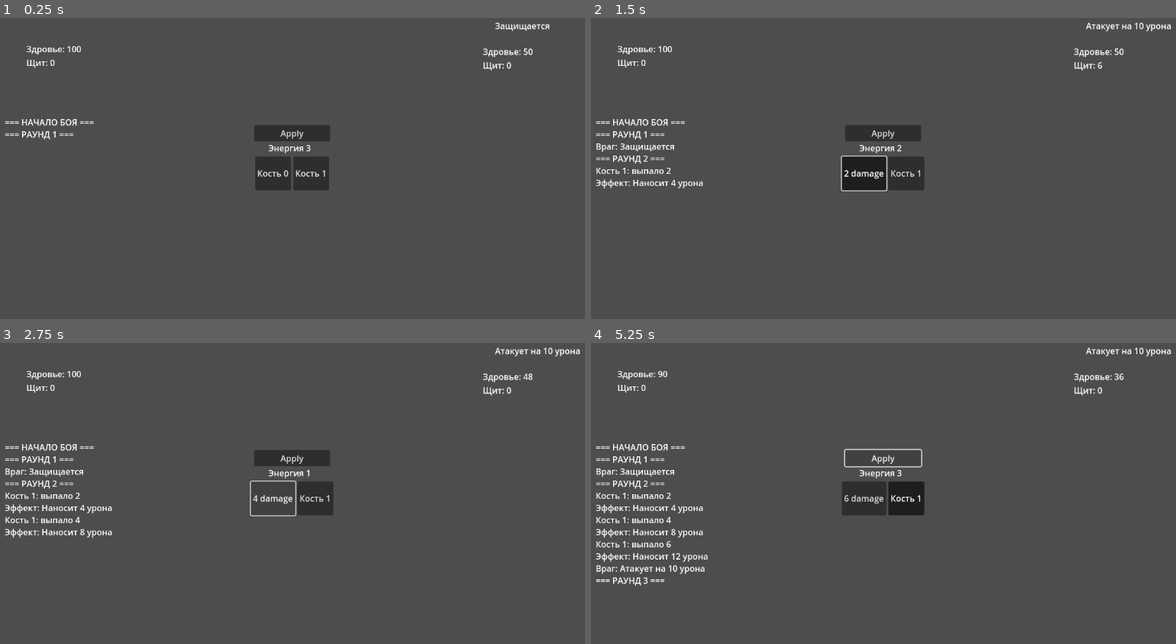
Above: before the commit, frames 1-4 (two rows, left to right).
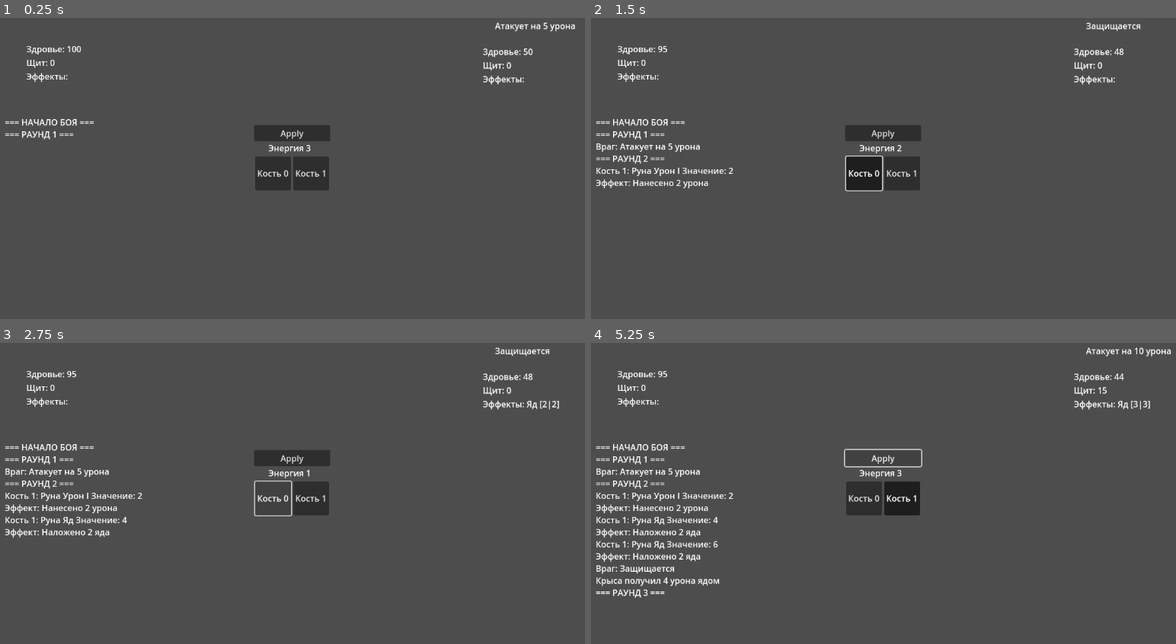
Above: after the commit, the same moments.

Repository: jethroxdd/dice-king
Game: Godot game, scene res://scenes/main.tscn
Two runs of this game, one before a commit and one after it. Both use one fixed random seed, a clock stepped at 60 frames per second and the inputs below.
Inputs:
- Up to frame 1 (0.25 s): no input
- Up to frame 2 (1.5 s): click "Apply" at 0.5 s; click "Кость 0" at 1.25 s
- Up to frame 3 (2.75 s): click "2 damage" (after the commit: "Кость 0") at 2 s
- Up to frame 4 (5.25 s): click "4 damage" (after the commit: "Кость 0") at 2.75 s; click "6 damage" (after the commit: "Кость 0") at 3.5 s; click "Кость 1" at 4.25 s; click "Apply" at 5 s

The runs differ from the first frame. In frame 1, 0.4% of the frame differs, in the area x 4-99%, y 1-23%; in frame 2, 1.3%; in frame 3, 1.6%; in frame 4, 2.4%, in the area x 0-96%, y 9-85%.

Commit message:
Глобальные изменения
Добавил базовые классы и реализации рун и эффектов, добавил обработку эффектов в Entity

Diff:
--- a/core/die/base_die.gd
+++ b/core/die/base_die.gd
@@ -1,29 +1,60 @@
+## [b]Die[/b] - класс игральной кости с рунами на гранях.[br]
+##[br]
+## Наследуется от [RefCounted] и представляет собой игральную кость с заданным
+## количеством граней, где каждая грань содержит руну
 class_name Die
 extends RefCounted
 
+## Количество граней кости
 var sides: int
-var faces: Array = [] # Массив эффектов для каждой грани
 
-func _init(num_sides: int):
+## Массив рун на каждой грани
+var faces: Array[BaseRune] = [] # Руны на каждой грани
+
+## Конструктор кости[br]
+## [br]
+## [b]Параметры:[/b][br]
+## [param num_sides] - количество граней кости[br]
+## [param faces_list] - массив рун для инициализации граней (опционально)[br]
+##[br]
+## [b]Примечание:[/b][br]
+## Если [param faces_list] короче чем [param num_sides], оставшиеся грани заполняются [EmptyRune][br]
+## Если [param faces_list] пуст, все грани инициализируются [EmptyRune]
+func _init(num_sides: int, faces_list: Array = []):
 	sides = num_sides
 	faces.resize(sides)
 	# Инициализируем пустыми эффектами
 	for i in range(sides):
-		faces[i] = null
+		faces[i] = faces_list[i] if i < len(faces_list) and not faces_list.is_empty() else EmptyRune.new()
 
-func set_face(face_number: int, effect: Dictionary):
-	if face_number >= 0 and face_number < sides:
-		faces[face_number] = effect
-
+## Бросить кость[br]
+## [br]
+## [b]Возвращает:[/b][br]
+## [code]Dictionary[/code] - словарь с результатами броска:[br]
+##   - [code]"face"[/code]: номер выпавшей грани (1-based)[br]
+##   - [code]"rune"[/code]: руна на выпавшей грани[br]
 func roll() -> Dictionary:
 	var result = randi() % sides
-	var effect = faces[result]
+	var rune = faces[result]
 
 	return {
 		"face": result + 1, # Показываем 1-based результат
-		"effect": effect,
-		"has_effect": effect != null
+		"rune": rune
 	}
 
+## Получить количество граней кости[br]
+## [br]
+## [b]Возвращает:[/b][br]
+## [code]int[/code] - количество граней
 func get_sides() -> int:
 	return sides
+
+## Вычисляемое свойство[br]
+## Возвращает текстовое описание всех граней кости в формате, пригодном для подсказки в UI.[br]
+## Каждая строка содержит описание руны на соответствующей грани.
+var tool_tip_text: String:
+	get:
+		var text = ""
+		for i in range(sides):
+			text += "%s\n" % faces[i].get_description(i)
+		return text
--- a/core/effect/base_effect.gd
+++ b/core/effect/base_effect.gd
@@ -1,27 +1,65 @@
+## [b]BaseEffect[/b] - базовый класс для всех эффектов в системе.[br]
+##[br]
+## Наследуется от [RefCounted] и служит основой для создания различных эффектов,
+## которые могут применяться к объектам типа [Entity]. Содержит базовую логику
+## длительности, применения и описания эффектов.[br]
+
 class_name BaseEffect
 extends RefCounted
 
+## Название эффекта для отображения в UI
+var name: String = "base effect"
 
-# Base properties
-var name: String = "base_effect"
+## Тип эффекта для группировки и идентификации
+var effect_type: String = ""
+
+## Сила/значение эффекта (урон, бонус и т.д.)
 var value: int = 0
+
+## Длительность эффекта в тиках (0 - мгновенный эффект)
 var duration: int = 0
-var priority: int = Enums.EffectPriority.GOOD
-var color: Color = Color.WHITE
 
-# Computed property
+## [b]is_ended[/b] - вычисляемое свойство[br]
+## Возвращает true, если эффект завершился (длительность ≤ 0)
 var is_ended: bool:
-    get: return duration <= 0
+	get: return duration <= 0
 
-func apply(_target: Entity) -> void:
-    push_error("apply() not implemented in derived class")
+## Применяет текщий эффект к [param _target][br]
+##[br]
+## [b]Параметры:[/b][br]
+## [param _target] - целевая сущность [Entity][br]
+##[br]
+## [b]Возвращает:[/b][br]
+## [code]int[/code] - результат применения эффекта[br]
+##[br]
+## [i]Переопределите этот метод в дочерних классах[/i][br]
+func apply(_target: Entity) -> int:
+	push_error("apply() is not implemented")
+	return 0
+## Логика складывания текущего эффекта с  [param _new_effect][br]
+##[br]
+## [b]Параметры:[/b][br]
+## [param _new_effect] - новый эффект [BaseEffect] для объединения[br]
+##[br]
+## [i]Переопределите этот метод в дочерних классах[/i][br]
+func stack(_new_effect: BaseEffect):
+	push_error("stack() is not implemented")
 
-func stack(new_effect: BaseEffect) -> void:
-    duration += new_effect.duration
+## Обновление/уменьшение эффекта
+##[br]
+## [i]Переопределите этот метод в дочерних классах[/i][br]
+func tick():
+	push_error("tick() is not implemented")
 
-func tick() -> void:
-    if duration > 0:
-        duration -= 1
+## [b]Возвращает:[/b][br]
+## [code]String[/code] - текстовое описание эффекта[br]
+##[br]
+## [i]Переопределите этот метод в дочерних классах[/i][br]
+func get_description() -> String:
+	push_error("get_description() is not implemented")
+	return "description example"
 
+## [b]Возвращает:[/b][br]
+## [code]String[/code] - строка в формате "название [значение|длительность]"
 func _to_string() -> String:
-    return "%s [%d|%d]" % [name, value, duration]
+	return "%s [%d|%d]" % [name, value, duration]
--- /dev/null
+++ b/core/effect/poison_effect.gd
@@ -0,0 +1,22 @@
+## Реализация эффекта яда[br]
+## Подробнее смотрите [BaseEffect]
+class_name PoisonEffect
+extends BaseEffect
+
+func _init(effect_value: int = 0):
+	self.name = 'Яд'
+	self.effect_type = 'poison'
+	self.value = effect_value
+	self.duration = effect_value
+
+func apply(target: Entity) -> int:
+	target.take_true_damage(value)
+	return value
+
+func stack(new_effect: BaseEffect):
+	self.value += new_effect.value
+	self.duration = self.value
+
+func tick():
+	self.value = max(0, value-1)
+	self.duration = value
--- a/core/entity/enemy.gd
+++ b/core/entity/enemy.gd
@@ -5,12 +5,12 @@
 var ai_type: String = "basic" # basic, aggressive, defensive, etc.
 var intention: Dictionary
 
-func _init(initial_health: int, damage: int):
-	super(initial_health)
+func _init(enemy_name: String, initial_health: int, damage: int):
+	super(enemy_name, initial_health)
 	attack_damage = damage
 
 func make_move() -> Dictionary:
-	# Простой AI - просто атакует
+	# Простой AI
 	var attack1 = {
 		"type": "damage",
 		"value": attack_damage,
@@ -26,7 +26,12 @@
 		"value": 10,
 		"description": "Защищается"
 	}
-	return [attack1, attack2, deffense1][randi() % 3]
+	var deffense2 = {
+		"type": "shield",
+		"value": 15,
+		"description": "Защищается"
+	}
+	return [attack1, attack2, deffense1, deffense2][randi() % 4]
 
 func start_round():
 	# Щит сбрасывается каждый раунд (можно изменить артефактом)
--- a/core/entity/entity.gd
+++ b/core/entity/entity.gd
@@ -1,22 +1,147 @@
+## [b]Класс Entity[/b][br]
+## Базовый класс для всех игровых сущностей с системой здоровья, щитов и эффектов.[br]
+## Наследует: [RefCounted]
 class_name Entity
 extends RefCounted
 
+## [b]Имя сущности[/b][br]
+## Используется для идентификации и отображения в интерфейсе
+var name: String
+
+## [b]Максимальное здоровье[/b][br]
+## Показывает максимально возможное значение здоровья сущности
 var max_health: int
+
+## [b]Текущее здоровье[/b][br]
+## Текущий уровень здоровья. При достижении 0 сущность считается уничтоженной
 var health: int
+
+## [b]Щит[/b][br]
+## Поглощает входящий урон перед вычетом из здоровья[br]
+## [i]По умолчанию: 0[/i]
 var shield: int = 0
 
-func _init(initial_health: int):
+## [b]Массив активных эффектов[/b][br]
+## Содержит все текущие эффекты типа [BaseEffect]
+var effects: Array[BaseEffect] = []
+
+## [b]Конструктор сущности[/b][br]
+## Создает новую сущность с указанными параметрами[br]
+## [br]
+## [b]Параметры:[/b][br]
+## [param entity_name] - Имя сущности[br]
+## [param initial_health] - Начальное и максимальное здоровье
+func _init(entity_name: String, initial_health: int):
+	name = entity_name
 	max_health = initial_health
 	health = initial_health
 
+## [b]Получить урон с учетом щита[/b][br]
+## Вычитает урон сначала из щита, затем из здоровья[br]
+## [br]
+## [b]Параметры:[/b][br]
+## [param damage] - Величина входящего урона[br]
+## [br]
+## [b]Возвращает:[/b] Фактический полученный урон после учета щита
 func take_damage(damage: int) -> int:
 	var actual_damage = max(0, damage - shield)
 	shield = max(0, shield - damage)
 	health -= actual_damage
 	return actual_damage
 
+## [b]Получить чистый урон[/b][br]
+## Наносит урон напрямую здоровью, игнорируя щит[br]
+## [br]
+## [b]Параметры:[/b][br]
+## [param damage] - Величина чистого урона[br]
+## [br]
+## [b]Возвращает:[/b] Величину нанесенного урона
+func take_true_damage(damage: int) -> int:
+	health -= damage
+	return damage
+
+## [b]Добавить щит[/b][br]
+## Увеличивает текущее значение щита[br]
+## [br]
+## [b]Параметры:[/b][br]
+## [param value] - Величина добавляемого щита[br]
+## [br]
+## [b]Возвращает:[/b] Величину добавленного щита
+func take_shield(value: int) -> int:
+	shield += value
+	return value
+
+## [b]Восстановить здоровье[/b][br]
+## Увеличивает здоровье, но не выше максимального[br]
+## [br]
+## [b]Параметры:[/b][br]
+## [param amount] - Величина восстановления
 func heal(amount: int):
 	health = min(health + amount, max_health)
 
+## [b]Проверить наличие щита[/b][br]
+## [br]
+## [b]Возвращает:[/b] [code]true[/code] если щит активен (>0), иначе [code]false[/code]
 func has_shield() -> bool:
 	return shield > 0
+
+## [b]Добавить эффект[/b][br]
+## Добавляет новый эффект или увеличивает стаки существующего[br]
+## [br]
+## [b]Параметры:[/b][br]
+## [param new_effect] - Экземпляр [Class]BaseEffect[/Class] для добавления
+func add_effect(new_effect: BaseEffect):
+	for effect in effects:
+		if effect.name == new_effect.name:
+			effect.stack(new_effect)
+			return
+
+	effects.append(new_effect)
+
+## [b]Удалить эффект[/b][br]
+## Удаляет конкретный эффект из массива[br]
+## [br]
+## [b]Параметры:[/b][br]
+## [param effect] - Экземпляр [Class]BaseEffect[/Class] для удаления
+func remove_effect(effect: BaseEffect):
+	effects.erase(effect)
+
+## [b]Очистить все эффекты[/b][br]
+## Полностью очищает массив активных эффектов
+func clear_effects():
+	effects.clear()
+
+## [b]Обновить эффекты[/b][br]
+## Уменьшает длительность всех эффектов и удаляет завершившиеся
+func tick_effects():
+	var expired_effects: Array[BaseEffect] = []
+
+	for effect in effects:
+		effect.tick()
+		if effect.is_ended:
+			expired_effects.append(effect)
+
+	for effect in expired_effects:
+		effects.erase(effect)
+
+## [b]Применить эффекты[/b][br]
+## Активирует все эффекты и обновляет их состояние[br]
+## [br]
+## [b]Возвращает:[/b] Словарь с типами эффектов и их значениями
+func apply_effects() -> Dictionary:
+	var applyed_effects = {}
+	for effect in effects:
+		var value = effect.apply(self)
+		applyed_effects.merge({effect.effect_type: value})
+	tick_effects()
+	return applyed_effects
+
+## [b]Получить строку эффектов[/b][br]
+## Формирует текстовое представление всех активных эффектов[br]
+## [br]
+## [b]Возвращает:[/b] Строку с перечислением эффектов через запятую
+func get_effects_string() -> String:
+	var effect_strings: Array[String] = []
+	for effect in effects:
+		effect_strings.append(effect._to_string())
+	return ", ".join(PackedStringArray(effect_strings))
--- a/core/entity/player.gd
+++ b/core/entity/player.gd
@@ -7,7 +7,7 @@
 var artifacts: Array = []
 
 func _init():
-	super(100)
+	super("Player", 100)
 	energy = 3
 	max_energy = 3
 
--- a/core/managers/BattleManager.gd
+++ b/core/managers/BattleManager.gd
@@ -1,56 +1,65 @@
+# Класс для управления логикой боя между игроком и противником
 class_name BattleManager
 extends RefCounted
 
+# Ссылки на участников боя
 var player: Player
 var enemy: Enemy
+# Текущий номер раунда (начинается с 0)
 var current_round: int = 0
 
+# Конструктор, принимает ссылки на игрока и противника
 func _init(player_ref: Player, enemy_ref: Enemy):
 	player = player_ref
 	enemy = enemy_ref
 
+# Начало нового раунда боя
 func start_round():
 	current_round += 1
+	# Обновляем состояние игрока
 	player.start_round()
+	# Противник выбирает действие для этого раунда
 	enemy.intention = enemy.make_move()
 
+# Обработка броска игрока
 func process_player_roll(die_index: int) -> Dictionary:
-	var roll_result = player.roll_die(die_index)
-	if roll_result.is_empty():
-		return {}
+	# Получаем результат броска кубика
+	var result = player.roll_die(die_index)
 
-	# Применяем эффект броска
-	apply_effect(player, enemy, roll_result["effect"])
-	return roll_result
-
-func process_enemy_turn() -> Dictionary:
-	var result = enemy.intention
+	# Проверяем валидность результата
 	if result.is_empty():
 		return {}
 
-	# Применяем эффект действия
-	apply_effect(enemy, player, result)
+	# Применяем эффект руны с полученным значением
+	result["rune"].apply(player, enemy, result["face"])
 	return result
 
-func apply_effect(sorce, target, effect: Dictionary):
-	if effect == null:
-		return
+# Обработка хода противника
+func process_enemy_turn() -> Dictionary:
+	var result = enemy.intention
 
-	match effect["type"]:
+	# Проверяем наличие запланированного действия
+	if result.is_empty():
+		return {}
+
+	# Выполняем действие в зависимости от типа
+	match result["type"]:
 		"damage":
-			target.take_damage(effect["value"])
+			player.take_damage(result["value"])
 		"shield":
-			sorce.shield += effect["value"]
+			enemy.shield += result["value"]
 		"heal":
-			sorce.heal(effect["value"])
-		# Добавьте другие типы эффектов по необходимости
+			enemy.heal(result["value"])
+	return result
 
+# Проверка окончания боя
 func is_battle_over() -> bool:
 	return player.health <= 0 or enemy.health <= 0
 
+# Определение победителя
 func get_winner() -> String:
 	if player.health <= 0:
 		return "enemy"
 	elif enemy.health <= 0:
 		return "player"
-	return ""
+	return ""  # Пустая строка если бой продолжается
--- /dev/null
+++ b/core/node.gd
@@ -0,0 +1,116 @@
+# main.gd (пример тестирования)
+extends Node
+
+# Создаем экземпляры игрока и врага с начальными параметрами
+var player = Player.new()
+var enemy = Enemy.new("Крыса", 50, 5)  # Здоровье: 50, Урон: 5
+
+# Инициализируем менеджер боя между игроком и врагом
+var battle = BattleManager.new(player, enemy)
+
+var logs = ""  # Переменная для хранения логов боя
+
+func _ready():
+	# Создаем игровые кости с разными характеристиками:
+	# Атакующая кость (D6) с рунами урона на всех гранях
+	var attack_die = Die.new(6, [DamageRune1.new(), DamageRune1.new(), PoisonRune.new(), PoisonRune.new(), PoisonRune.new(), PoisonRune.new()])
+	# Защитная кость (D4) с комбинацией пустых рун и рун защиты
+	var shield_die = Die.new(4, [EmptyRune.new(), ShieldRune1.new()])
+
+	# Добавляем созданные кости в инвентарь игрока
+	player.add_die(attack_die)
+	player.add_die(shield_die)
+
+	# Создаем UI элементы для управления костями
+	create_buttons(len(player.dice))
+	# Подключаем сигнал кнопки применения хода
+	$test_ui/ApplyBtn.pressed.connect(apply)
+
+	# Инициализируем начальное состояние интерфейса
+	update_stats()
+	update_energy()
+	update_log("=== НАЧАЛО БОЯ ===")
+	next_round()  # Запускаем первый раунд
+
+# Создает кнопки для каждой кости в инвентаре игрока
+func create_buttons(button_count: int):
+	# Получаем всплывающие подсказки для каждой кости
+	var dice_tooltip_text = [player.dice[0].tool_tip_text, player.dice[1].tool_tip_text]
+
+	for i in range(button_count):
+		# Создаем экземпляр кнопки из префаба
+		var button = preload("res://scenes/test_die_ui.tscn").instantiate()
+		button.name = "DieBtn%d" % i
+		button.text = "Кость %d" % i
+		button.tooltip_text = dice_tooltip_text[i]  # Устанавливаем подсказку
+		# Подключаем сигнал нажатия с передачей индекса кости
+		button.pressed.connect(die_roll.bind(i))
+		$test_ui/HBoxContainer.add_child(button)  # Добавляем в контейнер
+
+# Обновляет отображение статистики персонажей
+func update_stats():
+	var player_str = "Здровье: %d\nЩит: %d\nЭффекты: %s" % [player.health, player.shield, player.get_effects_string()]
+	var enemy_str = "Здровье: %d\nЩит: %d\nЭффекты: %s" % [enemy.health, enemy.shield, enemy.get_effects_string()]
+	$test_ui/PlayerStats.text = player_str
+	$test_ui/EnemyStats.text = enemy_str
+
+# Обновляет отображение энергии игрока
+func update_energy():
+	$test_ui/energy.text = "Энергия %d" % player.energy
+
+# Добавляет новую запись в лог боя
+func update_log(new_line: String):
+	logs += "\n%s" % new_line
+	$test_ui/log.text = logs
+
+# Добавление записи примененных эффектво в лог боя
+func update_log_effect(sorce: Entity, applyed_effects: Dictionary):
+	for effect_type in applyed_effects:
+		var effect_value = applyed_effects[effect_type]
+		match effect_type:
+			"poison":
+				update_log("%s получил %d урона ядом" % [sorce.name, effect_value])
+
+# Обновляет отображение намерений врага
+func update_enemy_intention(text):
+	$test_ui/intention.text = text
+
+# Обрабатывает бросок конкретной кости игроком
+func die_roll(i: int):
+	# Просим BattleManager обработать бросок
+	var result = battle.process_player_roll(i)
+	if not result.is_empty():
+		# Логируем результат броска
+		update_log("Кость %d: Руна %s Значение: %d" % [i + 1, result["rune"].name, result["face"]])
+		update_log("Эффект: %s" % result["rune"].get_log(result["face"]))
+	# Обновляем показатели после броска
+	update_stats()
+	update_energy()
+
+# Обрабатывает завершение хода игрока
+func apply():
+	var applyed_effects: Dictionary = {}
+	# Активация эфффектов игрока
+	applyed_effects = player.apply_effects()
+	update_log_effect(player, applyed_effects)
+
+	# Враг выполняет свой ход
+	enemy.start_round()
+	battle.process_enemy_turn()
+	update_log("Враг: %s" % enemy.intention["description"])
+
+	# Активация эфффектов противника
+	applyed_effects = enemy.apply_effects()
+	update_log_effect(enemy, applyed_effects)
+
+	# Переходим к следующему раунду
+	next_round()
+
+# Начинает новый раунд боя
+func next_round():
+	battle.start_round()
+	update_log("=== РАУНД %d ===" % battle.current_round)
+	# Обновляем все элементы интерфейса
+	update_energy()
+	update_stats()
+	update_enemy_intention(enemy.intention["description"])
--- /dev/null
+++ b/core/rune/base_rune.gd
@@ -0,0 +1,55 @@
+## Базовый класс для всех рун в системе.[br]
+class_name BaseRune
+extends RefCounted
+
+## Имя для отображения в UI
+var name: String
+
+##  Уникальное имя руны
+var rune_type: String
+
+## Базовое описание эффекта руны
+var description: String
+
+## Массив тегов для гибкой классификации
+var tags: Array = []
+
+## [b]Абстрактный метод:[/b] Рассчитывает числовой эффект руны[br]
+## [br]
+## [b]Параметры:[/b][br]
+## [param _face] - значение на кубике[br]
+## [br]
+## [b]Возвращает:[/b] числовой результат активации[br]
+## [br]
+## [i]Переопределите этот метод в дочерних классах[/i][br]
+func calculate(_face: int):
+	push_error("calculate() is not implemented")
+
+## [b]Абстрактный метод:[/b] Применяет эффект руны к сущностям[br]
+## [br]
+## [b]Параметры:[/b][br]
+## [param _sorce] - сущность-активатор ([member Entity])[br]
+## [param _target] - сущность-цель ([member Entity])[br]
+## [param _face] - значение на кубике[br]
+## [br]
+## [i]Переопределите этот метод в дочерних классах[/i][br]
+func apply(_sorce: Entity, _target: Entity, _face: int):
+	push_error("calculate() is not implemented")
+
+## Генерирует описание с учетом значения кубика[br]
+## [br]
+## [b]Параметры:[/b][br]
+## [param _face] - значение на кубике[br]
+## [br]
+## [b]Возвращает:[/b] локализованную строку с подставленными значениями
+func get_description(_face: int) -> String:
+	return ""
+
+## Создает запись в логе действий[br]
+## [br]
+## [b]Параметры:[/b][br]
+## [param _face] - значение на кубике[br]
+## [br]
+## [b]Возвращает:[/b] текстовую запись для игрового лога
+func get_log(_face) -> String:
+	return ""
--- /dev/null
+++ b/core/rune/damage_rune_1.gd
@@ -0,0 +1,19 @@
+class_name DamageRune1
+extends BaseRune
+func _init():
+    self.name = "Урон I"
+    self.rune_type = "damage"
+    self.description = "Руна урона: 1*face"
+    self.tags = ["damage", "offense", "shop", "chest", "common"]
+
+func calculate(face: int):
+    return face
+
+func apply(_sorce: Entity, target: Entity, face: int):
+    target.take_damage(calculate(face))
+
+func get_description(face: int):
+    return "Урон: %d" % calculate(face)
+
+func get_log(face):
+    return "Нанесено %d урона" % calculate(face)
--- /dev/null
+++ b/core/rune/empty_rune.gd
@@ -0,0 +1,19 @@
+class_name EmptyRune
+extends BaseRune
+func _init():
+	self.name = "Пусто"
+	self.rune_type = "empty"
+	self.description = "Пустой слот руны"
+	self.tags = ["empty"]
+
+func calculate(_face: int):
+	return 0
+
+func apply(_sorce: Entity, _target: Entity, _face: int):
+	pass
+
+func get_description(_face: int):
+	return "Пустой слот руны"
+
+func get_log(_face):
+	return "Ничего не произошло"
--- /dev/null
+++ b/core/rune/poison_rune.gd
@@ -0,0 +1,19 @@
+class_name PoisonRune
+extends BaseRune
+func _init():
+    self.name = "Яд"
+    self.rune_type = "shield"
+    self.description = "Накладывает яд: 2"
+    self.tags = ["shield", "defence", "shop", "chest", "common"]
+
+func calculate(_face: int):
+    return 2
+
+func apply(_sorce: Entity, target: Entity, face: int):
+    target.add_effect(PoisonEffect.new(calculate(face)))
+
+func get_description(face: int):
+    return "Яд: %d" % calculate(face)
+
+func get_log(face):
+    return "Наложено %d яда" % calculate(face)
--- /dev/null
+++ b/core/rune/shield_rune_1.gd
@@ -0,0 +1,19 @@
+class_name ShieldRune1
+extends BaseRune
+func _init():
+    self.name = "Щит  I"
+    self.rune_type = "shield"
+    self.description = "Дает щит: 1+face"
+    self.tags = ["shield", "defence", "shop", "chest", "common"]
+
+func calculate(face: int):
+    return face + 1
+
+func apply(sorce: Entity, _target: Entity, face: int):
+    sorce.take_shield(calculate(face))
+
+func get_description(face: int):
+    return "Щит: %d" % calculate(face)
+
+func get_log(face):
+    return "Получено %d щита" % calculate(face)
--- a/scenes/main.tscn
+++ b/scenes/main.tscn
@@ -1,11 +1,11 @@
 [gd_scene load_steps=4 format=3 uid="uid://dkgmj0j58f633"]
 
-[ext_resource type="Script" uid="uid://bvexalj8lweue" path="res://node.gd" id="1_0wfyh"]
 [ext_resource type="PackedScene" uid="uid://chur67s2nhpxn" path="res://scenes/test_ui.tscn" id="1_o5qli"]
+[ext_resource type="Script" uid="uid://chpbaffub2gja" path="res://core/node.gd" id="1_sugp2"]
 [ext_resource type="PackedScene" uid="uid://ljebgi0pxkpy" path="res://scenes/ui.tscn" id="3_sugp2"]
 
 [node name="main" type="Node2D"]
-script = ExtResource("1_0wfyh")
+script = ExtResource("1_sugp2")
 
 [node name="test_ui" parent="." instance=ExtResource("1_o5qli")]
 anchors_preset = 0
Not shown, added: core/effect/poison_effect.gd.uid
Not shown, added: core/node.gd.uid
Not shown, added: core/rune/base_rune.gd.uid
Not shown, added: core/rune/damage_rune_1.gd.uid
Not shown, added: core/rune/empty_rune.gd.uid
Not shown, added: core/rune/poison_rune.gd.uid
Not shown, added: core/rune/shield_rune_1.gd.uid
